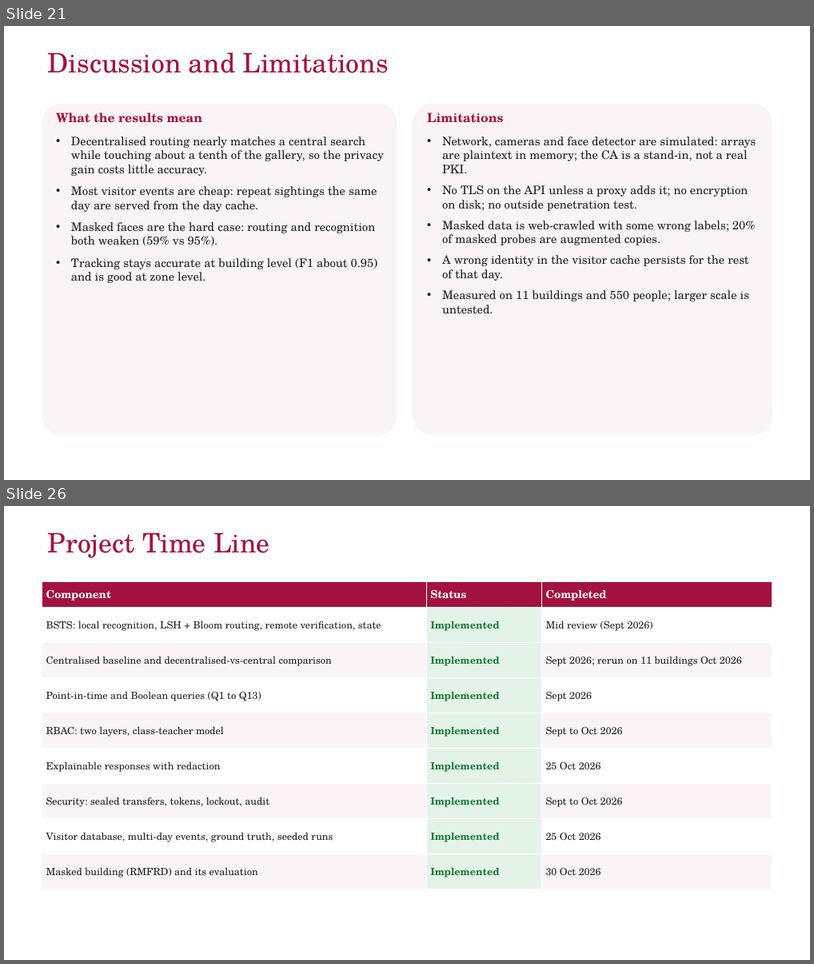
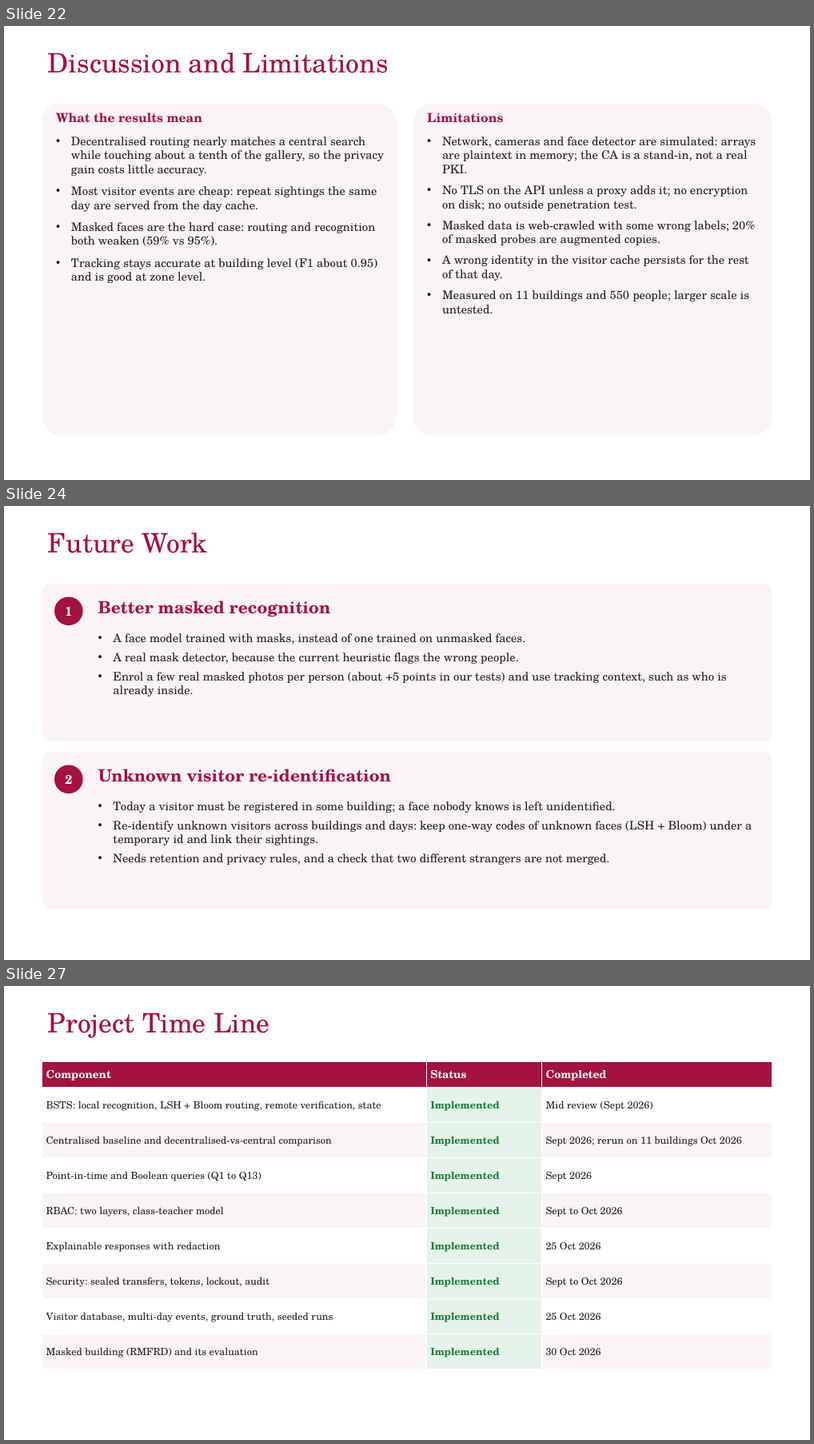
Before and after one commit to yadhu-vipin/Occupant_Tracking_v2, a slide deck: final_review/S7_Final_Review_Group_C3.pptx. Shown one above the other, each under a label of ours: slides 21 and 26 before the commit, slides 22, 24 and 27 after it; the slides between them are not shown. The pictures are 814x964 and 814x1444 pixels, drawn with LibreOffice and Linux fonts; fonts in the diff are those of the drawing; background and template pictures are left out. Boxes give left, top, right and bottom in pixels: in the first picture for what was removed or moved away, otherwise in the second. Text is boxed around its words. In the diff, an @@ line names an element or a change of style, - is before the commit and + after.

```diff
--- a/final_review/S7_Final_Review_Group_C3.pptx
+++ b/final_review/S7_Final_Review_Group_C3.pptx
@@ slide 24 added at (4,506,810,960), background #FFFFFF @@
@@ title added at (48,532,208,553), 32 pt, text #A4123F @@
+Future Work
@@ rounded rectangle added at (42,584,772,741), fill #FBF4F6 @@
@@ ellipse added at (54,596,82,625), fill #A4123F, 15 pt, text #FFFFFF, bold @@
+1
@@ text added at (98,600,330,617), 20 pt, text #A4123F, bold @@
+Better masked recognition
@@ text added at (113,633,726,696), 14 pt, text #222222 @@
+• A face model trained with masks, instead of one trained on unmasked faces.
+• A real mask detector, because the current heuristic flags the wrong people.
+• Enrol a few real masked photos per person (about +5 points in our tests) and use tracking context, such as who is already inside.
@@ rounded rectangle added at (42,752,772,909), fill #FBF4F6 @@
@@ ellipse added at (54,765,82,793), fill #A4123F, 15 pt, text #FFFFFF, bold @@
+2
@@ text added at (98,768,391,782), 20 pt, text #A4123F, bold @@
+Unknown visitor re-identification
@@ text added at (113,801,752,864), 14 pt, text #222222 @@
+• Today a visitor must be registered in some building; a face nobody knows is left unidentified.
+• Re-identify unknown visitors across buildings and days: keep one-way codes of unknown faces (LSH + Bloom) under a temporary id and link their sightings.
+• Needs retention and privacy rules, and a check that two different strangers are not merged.
@@ page number added at (4,938,42,960), 16 pt, text #FFFFFF, bold @@
+24
@@ what was slide 21 is now slide 22 @@
@@ what was slide 26 is now slide 27 @@
```
Also in this commit, not shown: 11 slides changed, 4 other slides added, 4 slides removed, 20 other files.
